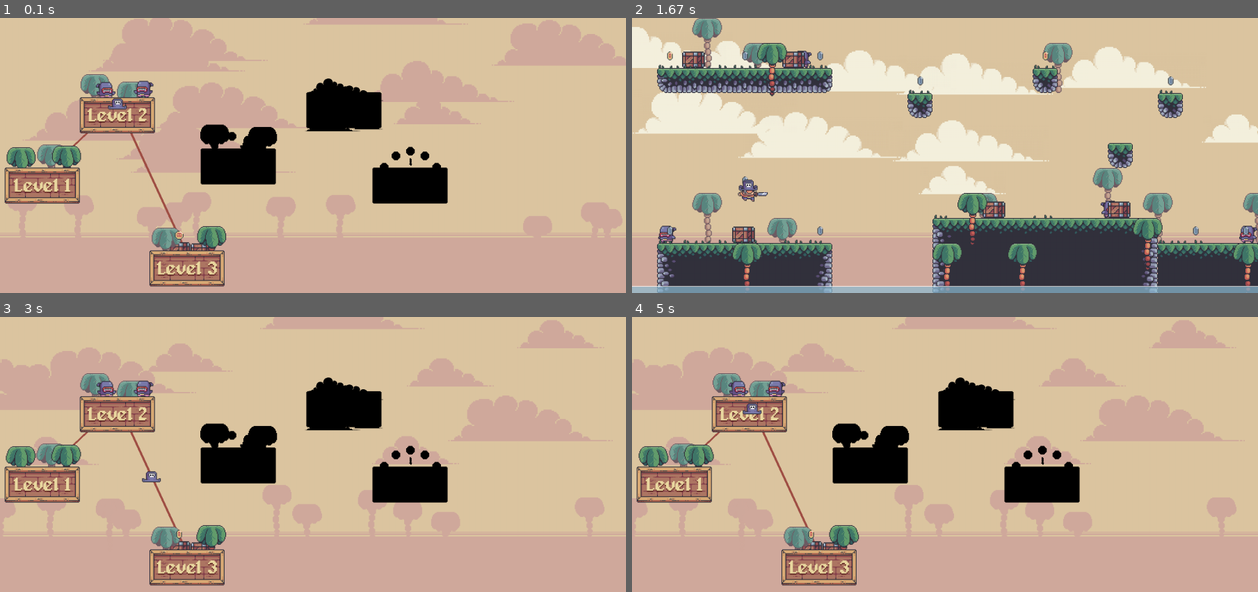
Above: before the commit, frames 1-4 (two rows, left to right).
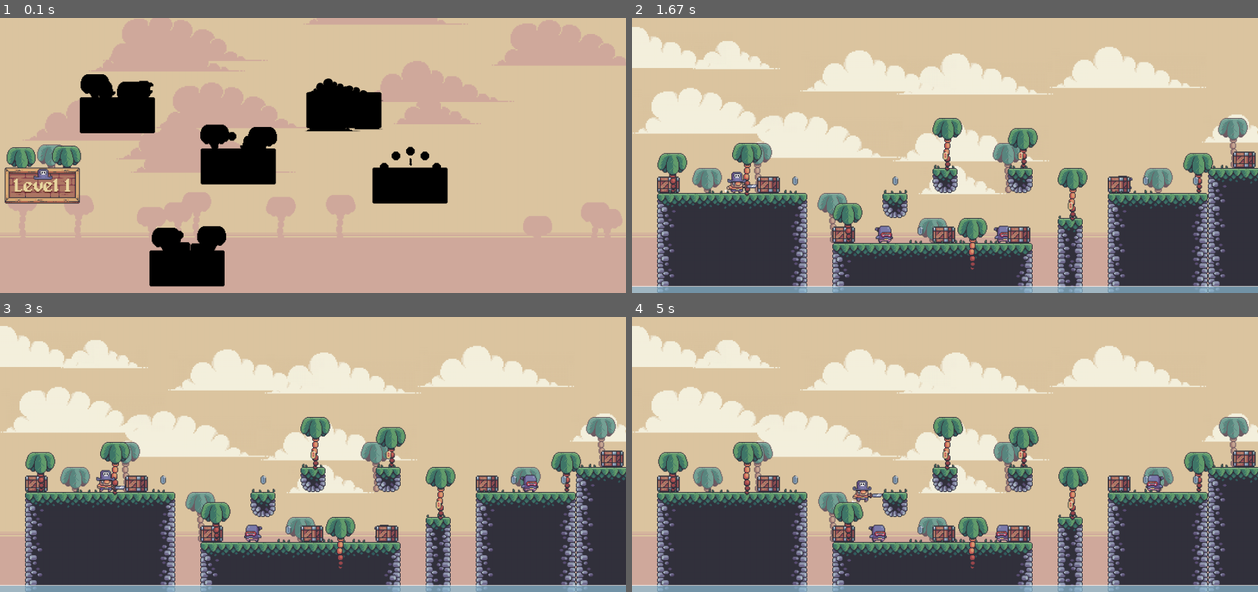
Above: after the commit, the same moments.

Repository: harryodubhghaill/pygame-platformer
Game: pygame game, started from main.py
The game is run twice, just before and just after one commit, with the same random seed, the same clock (stepped at 60 frames per second) and the same inputs.
Inputs:
- Up to frame 1 (0.1 s): no input
- Up to frame 2 (1.67 s): tap Space at 0.33 s; hold D 0.67-1.13 s; hold W 1.17-1.47 s; hold D from 1.5 s (still down)
- Up to frame 3 (3 s): release D at 1.97 s; hold D 2-2.53 s; hold D 2.57-2.97 s
- Up to frame 4 (5 s): hold W 3-3.37 s; hold D 3.4-4.03 s; hold A 4.07-4.53 s; hold D from 4.57 s (still down)

The runs differ from the first frame. In frame 1, 4.9% of the frame differs, in the area x 5-37%, y 20-98%; in frame 2, 34%; in frame 3, 62%; in frame 4, 62%, in the area x 0-100%, y 0-100%.

Commit message:
fix 0 level overworld draw path

Diff:
--- a/main.py
+++ b/main.py
@@ -7,8 +7,8 @@
 
 class Game:
     def __init__(self):
-        self.max_level = 2
-        self.overworld = Overworld(1, self.max_level, screen, self.create_level)
+        self.max_level = 0
+        self.overworld = Overworld(0, self.max_level, screen, self.create_level)
         self.status = 'overworld'
 
     def create_level(self, current_level):
--- a/overworld.py
+++ b/overworld.py
@@ -71,8 +71,9 @@
             self.nodes.add(node_sprite)
 
     def draw_paths(self):
-        points = [node['node_pos'] for index,node in enumerate(levels.values()) if index <= self.max_level]
-        pygame.draw.lines(self.display_surface, '#a04f45', False, points, 6)
+        if self.max_level > 0:
+            points = [node['node_pos'] for index,node in enumerate(levels.values()) if index <= self.max_level]
+            pygame.draw.lines(self.display_surface, '#a04f45', False, points, 6)
 
     def setup_icon(self):
         self.icon = pygame.sprite.GroupSingle()
